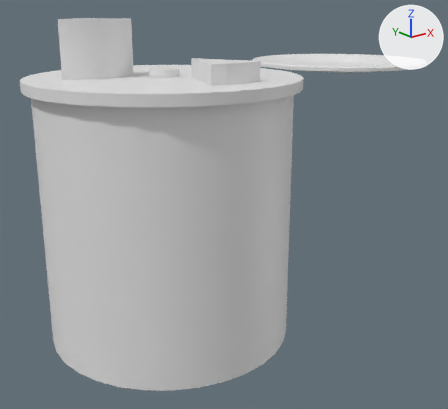
Before and after pictures for a commit that changed the Blender file Workfiles/Cheesejam.blend.
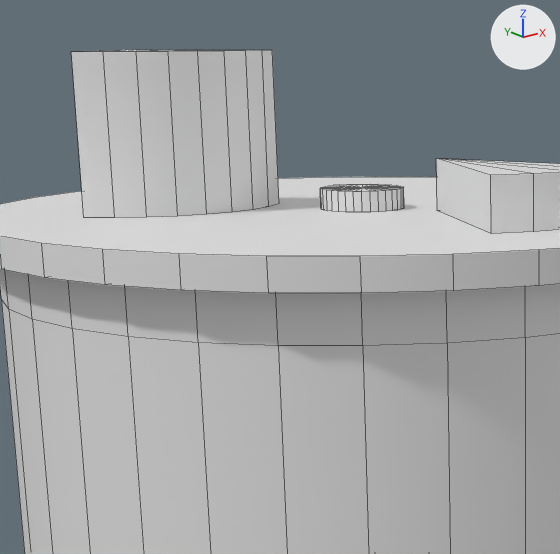
There are two pictures of each version: one whole from a 50 mm lens placed at (-0.63, -0.961, 0.114), pointed at (0.158, 0.024, -0.28), one close up on the part from 7% to 53% of the width and 0% to 50% of the height. Lighting does not change. The marker at upper right points along +X, +Y and +Z. The close-ups show mesh edges as thin lines.

Objects in the first close-up: 'Brie', 'Cylinder', 'Cylinder.001', 'Rocamadour', 'Tome'.
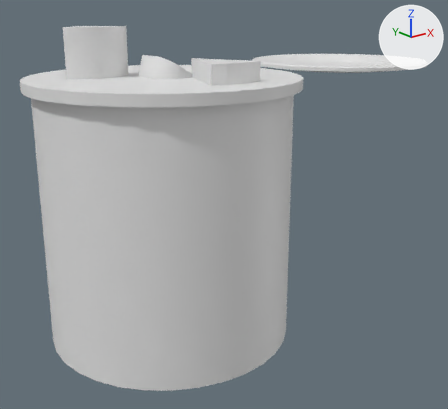
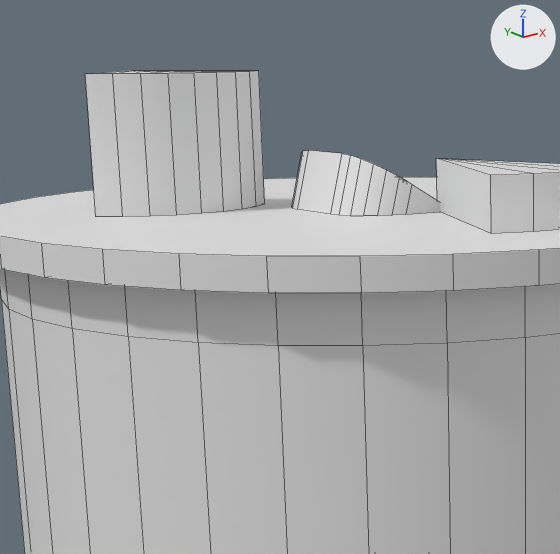
Where the change shows, as pixel boxes [x1, y1, x2, y2] in the close-ups (560 x 554 px):
'Tome', mesh rescaled (13% narrower, 13% shorter)
    before: [71, 50, 279, 218]
    after: [85, 71, 265, 217]
'Mimolette', added
    after: [292, 150, 440, 216]
'Rocamadour', unchanged, covered by the edit
    before: [320, 184, 404, 212]

The change, as a list of edits to the scene's bpy script:
```text
Change me_cylinder_002:
    where me_cylinder_002.from_pydata(...)  # 20 vertices, 26 faces; spans x -0.0707..0.0707, y -0.05..0.05, z 0.0..0.1
    used by ob_tome; location = (-0.0998, 0.0792, 0.0)
    me_cylinder_002 part 1: the whole mesh is scaled about the mesh origin by 0.868
Add me_mesh:
    me_mesh.from_pydata(...)  # 31 vertices, 17 faces; spans x -0.038..0.0371, y -0.0508..0.0506, z 0.0..0.0376
    me_mesh.polygons.foreach_set('use_smooth', [True] * 17)
    # faces by material slot: [15, 2]
    me_mesh.materials.append(mat_croute)  # white #e7e7e7
    me_mesh.materials.append(mat_coeur)  # white #e7e7e7
Add ob_mimolette:
    ob_mimolette = bpy.data.objects.new('Mimolette', me_mesh)
    ob_mimolette.location = (0.0, 0.0, 0.0)
```
